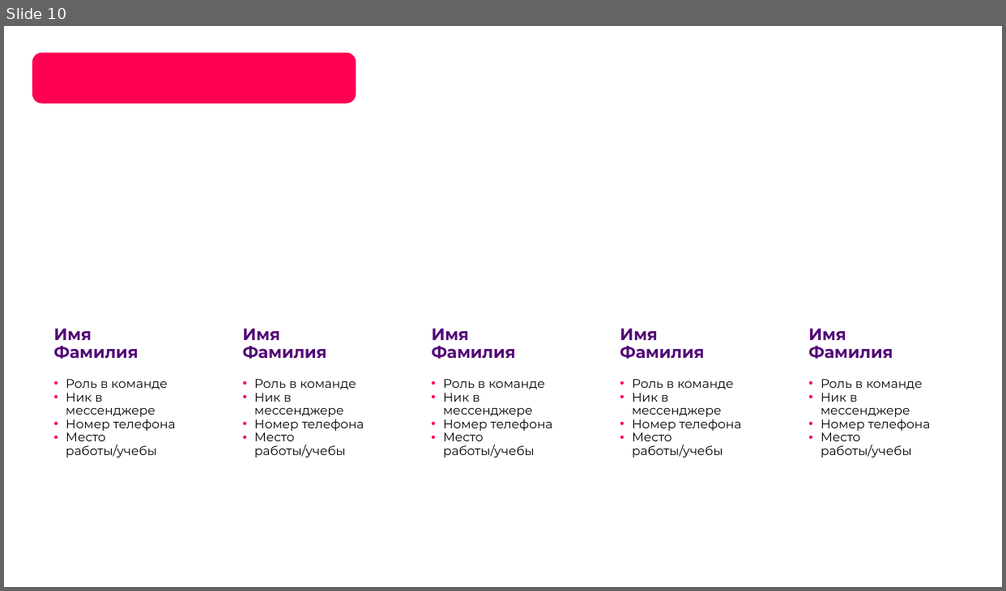
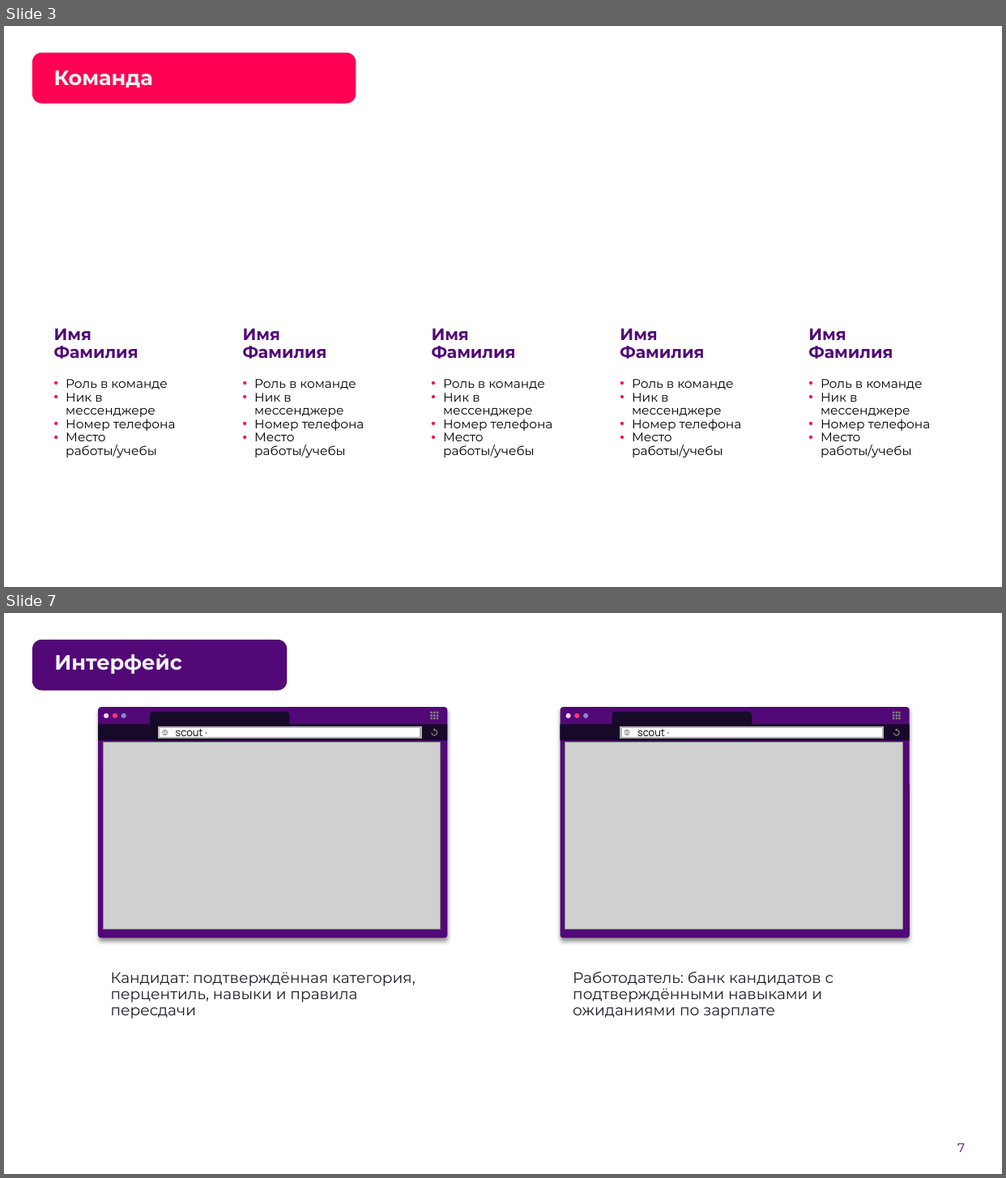
Before and after one commit to Egor2809/fsp-scout, a slide deck: docs/scout-presentation.pptx. Shown one above the other, each under a label of ours: slide 10 before the commit, slides 3 and 7 after it; the slides between them are not shown. The pictures are 1006x591 and 1006x1178 pixels, drawn with LibreOffice and Linux fonts; fonts in the diff are those of the drawing; grey boxes stand for pictures; background and template pictures are left out. Boxes give left, top, right and bottom in pixels: in the first picture for what was removed or moved away, otherwise in the second. Text is boxed around its words. In the diff, an @@ line names an element or a change of style, - is before the commit and + after.

```diff
--- a/docs/scout-presentation.pptx
+++ b/docs/scout-presentation.pptx
@@ slide 7 added at bbox=[4, 613, 1002, 1174], background picture (left out) @@
@@ rounded rectangle added at bbox=[32, 639, 287, 690], fill #520977 @@
@@ title added at bbox=[54, 653, 182, 674], 20 pt, text #F2F2F2, bold @@
+Интерфейс
@@ group added at bbox=[98, 707, 448, 939]: 11 freeform shapes, 4 ellipses, 2 rounded rectangles, 2 rectangles, 1 text @@
+scout · кандидат
@@ group added at bbox=[560, 707, 910, 939]: 11 freeform shapes, 4 ellipses, 2 rounded rectangles, 2 rectangles, 1 text @@
+scout · работодатель
@@ picture added at bbox=[103, 743, 441, 930] @@
@@ picture added at bbox=[565, 743, 903, 930] @@
@@ text added at bbox=[111, 972, 415, 1019], 14.5 pt, text #1C1D22 @@
+Кандидат: подтверждённая категория, перцентиль, навыки и правила пересдачи
@@ text added at bbox=[573, 972, 833, 1019], 14.5 pt, text #1C1D22 @@
+Работодатель: банк кандидатов с подтверждёнными навыками и ожиданиями по зарплате
@@ page number added at bbox=[957, 1144, 965, 1152], 12 pt, text #520977 @@
+7
@@ what was slide 10 is now slide 3 @@
@@ slide 3 changed as well @@
@@ title added at bbox=[54, 71, 153, 88], 20 pt, text #F2F2F2, bold @@
+Команда
```
Also in this commit, not shown: 2 other slides changed, 11 other slides added, 8 slides removed, 2 other files.
